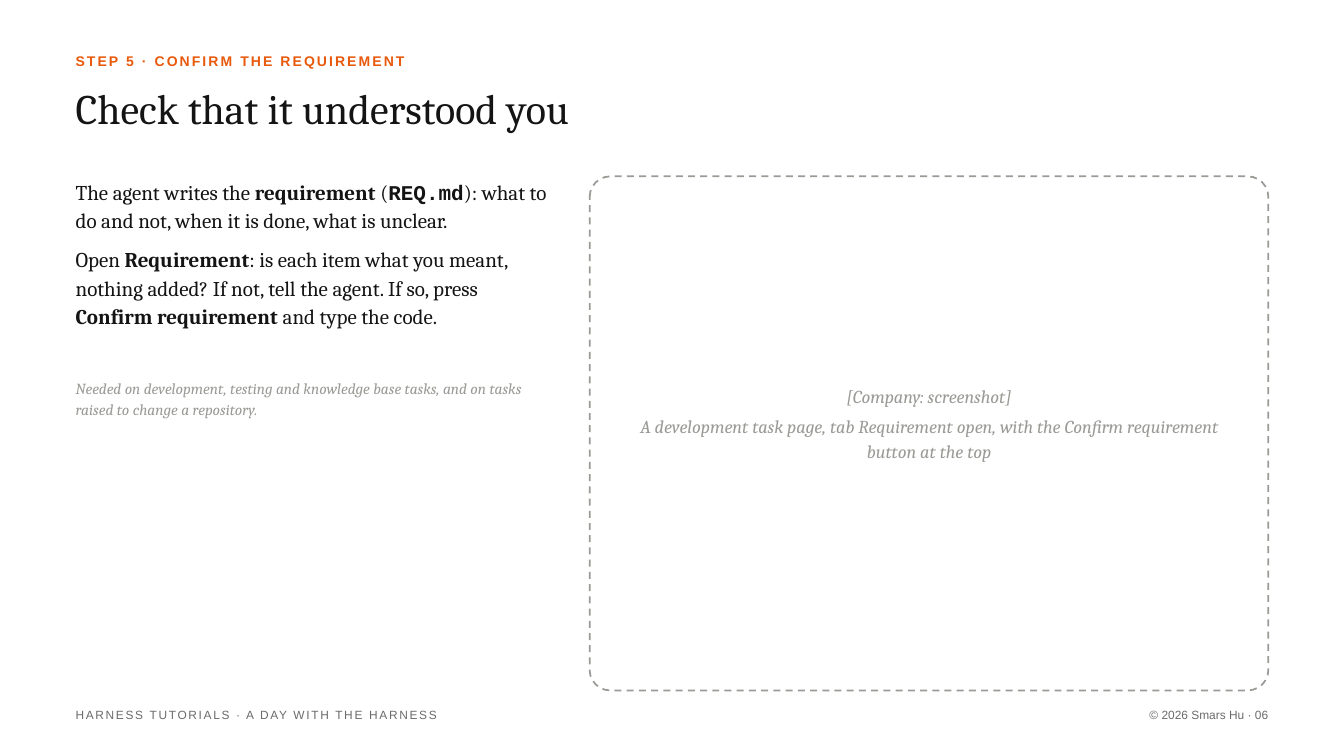
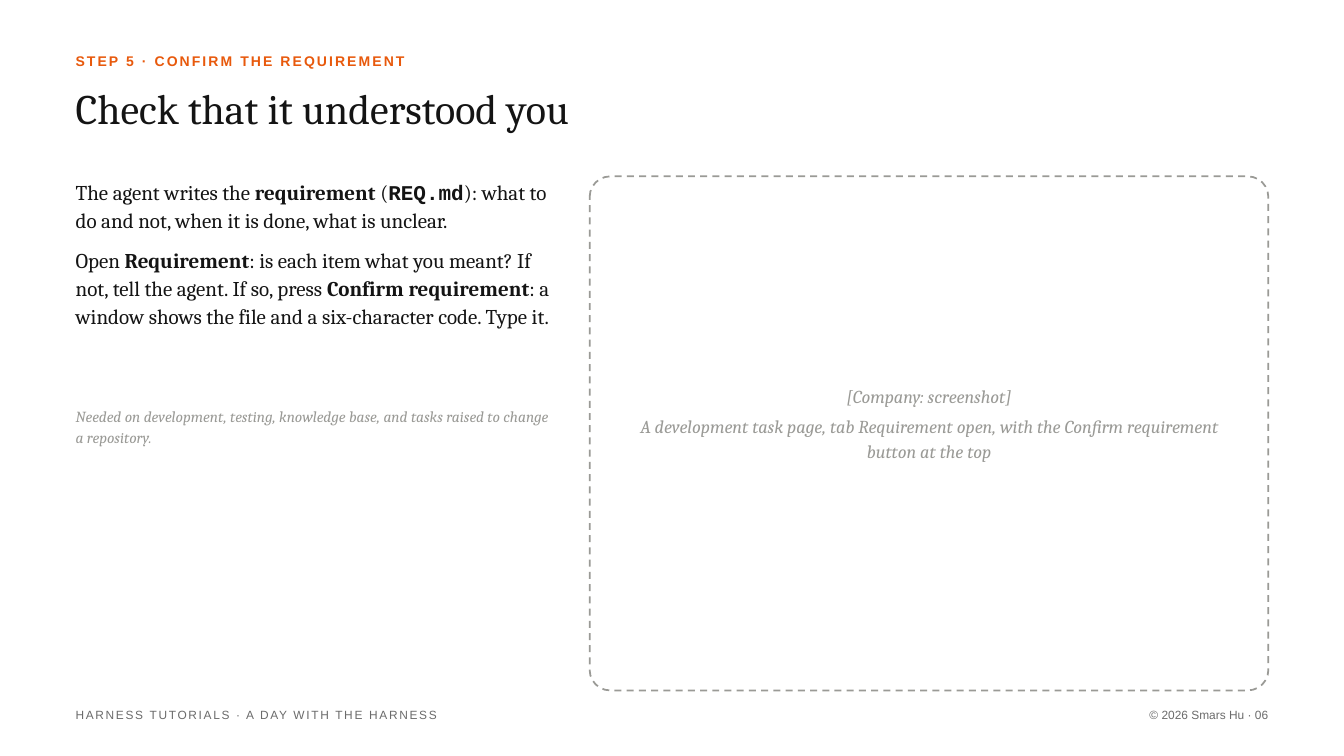
Before and after one commit to Smars-Bin-Hu/ai-exploration, a slide deck: slide 6 of source/tutorials/1_day.pptx. Drawn at 1344x756 pixels with LibreOffice and Linux fonts; fonts in the diff are those of the drawing. Boxes give left, top, right and bottom in pixels: in the first picture for what was removed or moved away, otherwise in the second. Text is boxed around its words. In the diff, an @@ line names an element or a change of style, - is before the commit and + after.

```diff
--- a/source/tutorials/1_day.pptx
+++ b/source/tutorials/1_day.pptx
@@ text at <box>76,253,549,329</box>: text changed @@
-Open Requirement: is each item what you meant, nothing added? If not, tell the agent. If so, press Confirm requirement and type the code.
+Open Requirement: is each item what you meant? If not, tell the agent. If so, press Confirm requirement: a window shows the file and a six-character code. Type it.
@@ text at <box>76,411,548,446</box>: text changed @@
-Needed on development, testing and knowledge base tasks, and on tasks raised to change a repository.
+Needed on development, testing, knowledge base, and tasks raised to change a repository.
```
Also in this commit, not shown: 1 other slide changed, 2 other files.
